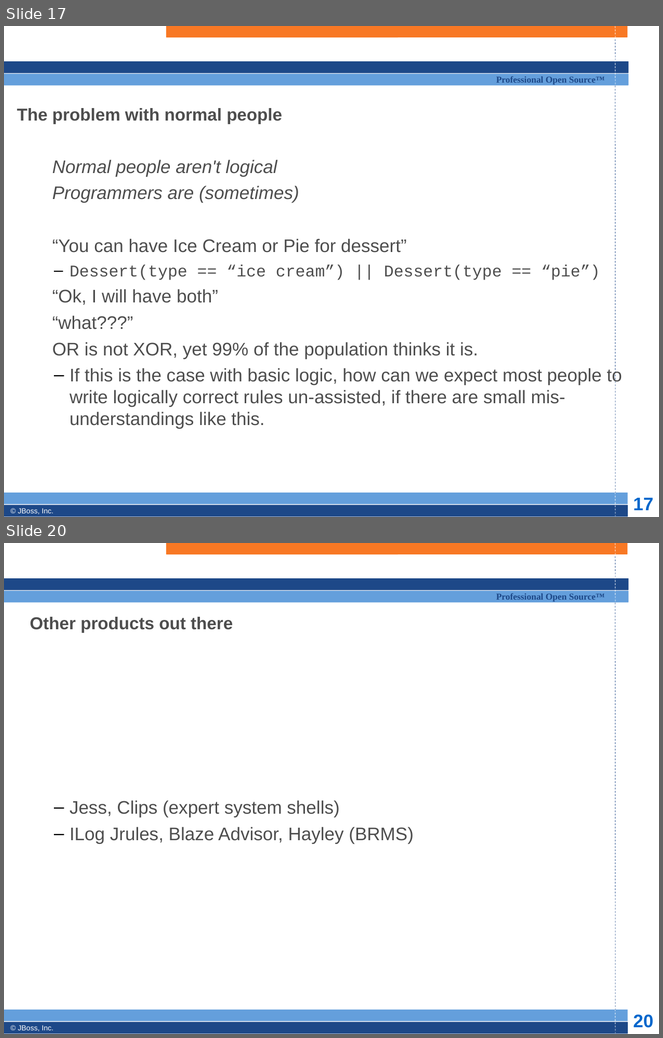
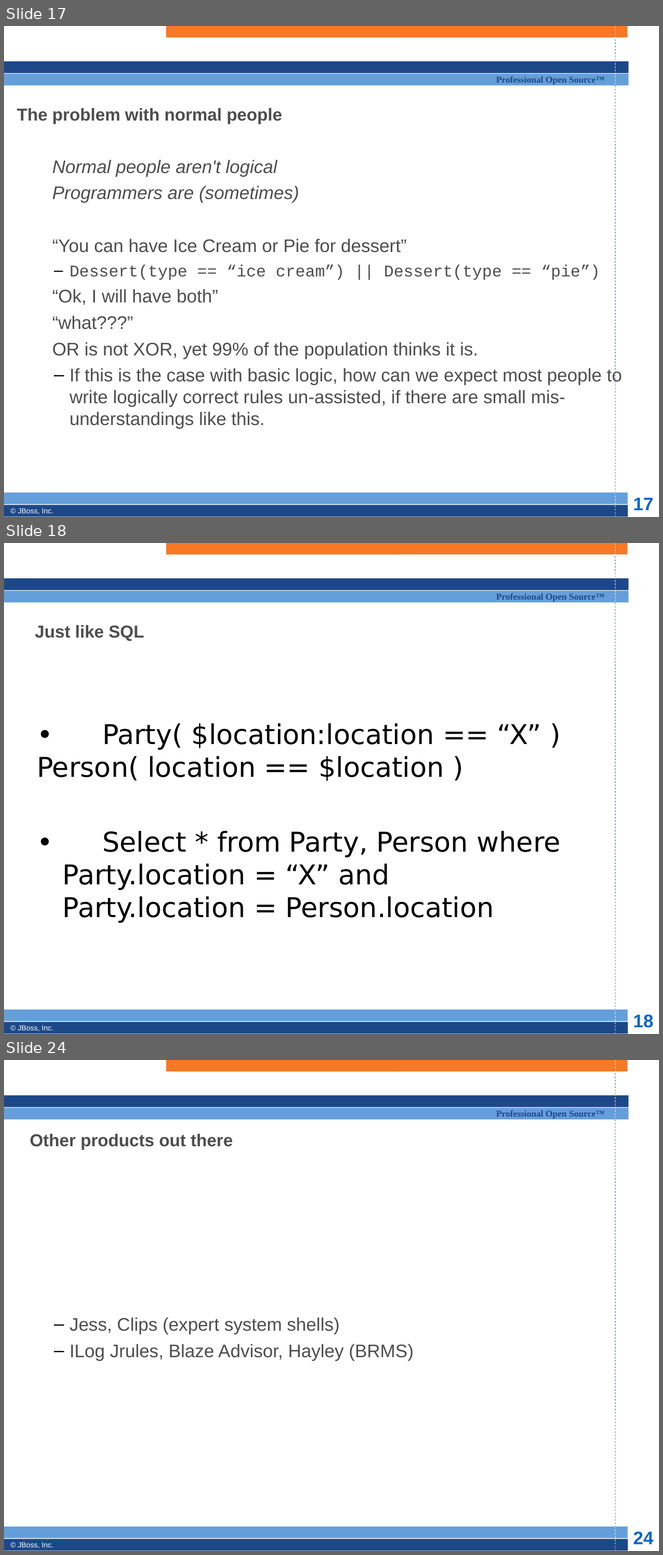
Before and after one commit to bobmcwhirter/drools, a slide deck: documentation/training/developers-course/Module 1 - Introduction.odp. Shown one above the other, each under a label of ours: slides 17 and 20 before the commit, slides 17, 18 and 24 after it; the slides between them are not shown. The pictures are 663x1038 and 663x1555 pixels, drawn with LibreOffice and Linux fonts; fonts in the diff are those of the drawing; background and template pictures are left out. Boxes give left, top, right and bottom in pixels: in the first picture for what was removed or moved away, otherwise in the second. Text is boxed around its words. In the diff, an @@ line names an element or a change of style, - is before the commit and + after.

```diff
--- a/documentation/training/developers-course/Module 1 - Introduction.odp
+++ b/documentation/training/developers-course/Module 1 - Introduction.odp
@@ slide 18 added at [4, 543, 659, 1034], background #FFFFFF; not listed: 13 template elements that a slide beside it also shows @@
@@ title added at [35, 625, 144, 641], 19 pt, text #4D4D4D, bold @@
+Just like SQL
@@ subtitle added at [37, 723, 561, 923], 30 pt, text #000000 @@
+• Party( $location:location == “X” )
+Person( location == $location )
+• Select * from Party, Person where
+Party.location = “X” and
+Party.location = Person.location
@@ what was slide 20 is now slide 24 @@
@@ page number at [633, 1532, 653, 1545]: text changed @@
-20
+24
```
Also in this commit, not shown: 1 slide changed, 4 other slides added, 1 slide removed, 1 other file.
